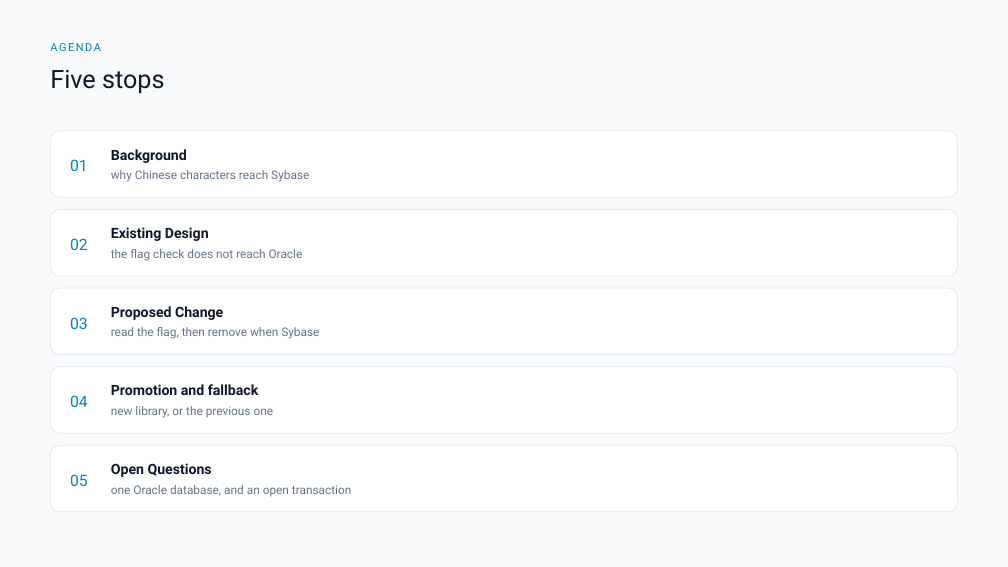
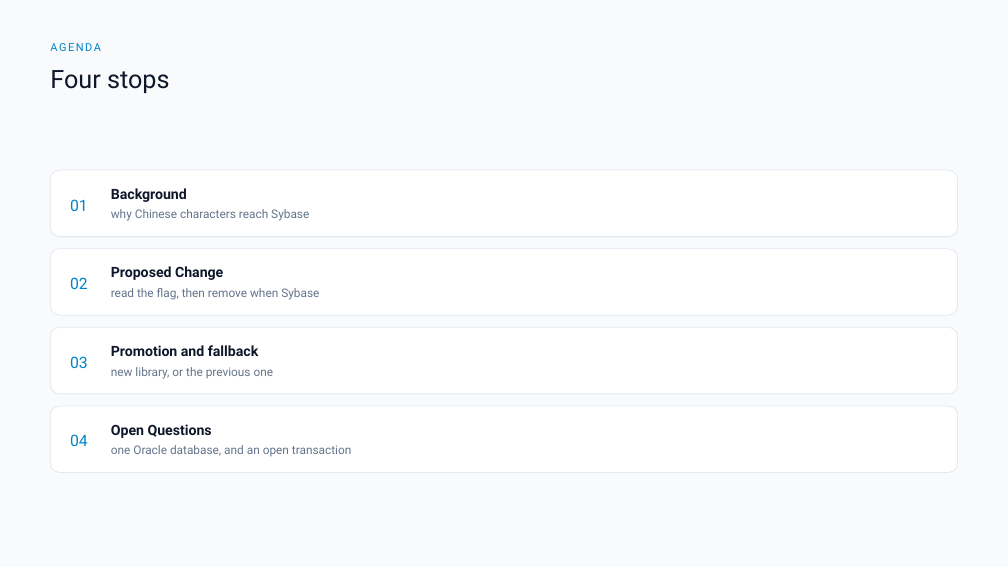
Before and after one commit to DragonChong/HA-Notes, a slide deck: slide 2 of SDLC/Projects/TMP-failure-in-removing-chinese-character-in-lis-patient-pmi-sync-svc/assets/failure-in-removing-chinese-character-in-lis-patient-pmi-sync-svc.pptx. Drawn at 1008x567 pixels with LibreOffice and Linux fonts; fonts in the diff are those of the drawing. Boxes give left, top, right and bottom in pixels: in the first picture for what was removed or moved away, otherwise in the second. Text is boxed around its words. In the diff, an @@ line names an element or a change of style, - is before the commit and + after.

```diff
--- a/SDLC/Projects/TMP-failure-in-removing-chinese-character-in-lis-patient-pmi-sync-svc/assets/failure-in-removing-chinese-character-in-lis-patient-pmi-sync-svc.pptx
+++ b/SDLC/Projects/TMP-failure-in-removing-chinese-character-in-lis-patient-pmi-sync-svc/assets/failure-in-removing-chinese-character-in-lis-patient-pmi-sync-svc.pptx
@@ text at box(50, 70, 170, 93): text changed @@
-Five stops
+Four stops
@@ text removed at box(111, 227, 209, 241) @@
-Existing Design
@@ text removed at box(111, 249, 303, 261) @@
-the flag check does not reach Oracle
@@ 6 texts, 4 rounded rectangles: place and size @@
-6 texts, 4 rounded rectangles at box(51, 131, 958, 433)
+6 texts, 4 rounded rectangles at box(51, 170, 958, 473)
@@ rounded rectangle removed at box(51, 445, 958, 512) @@
@@ 6 texts: place and size @@
-6 texts at box(111, 306, 351, 497)
+6 texts at box(111, 266, 351, 457)
@@ text removed at box(70, 474, 88, 486) @@
-05
```
Also in this commit, not shown: 2 other slides changed, 1 slide removed, 4 other files.
